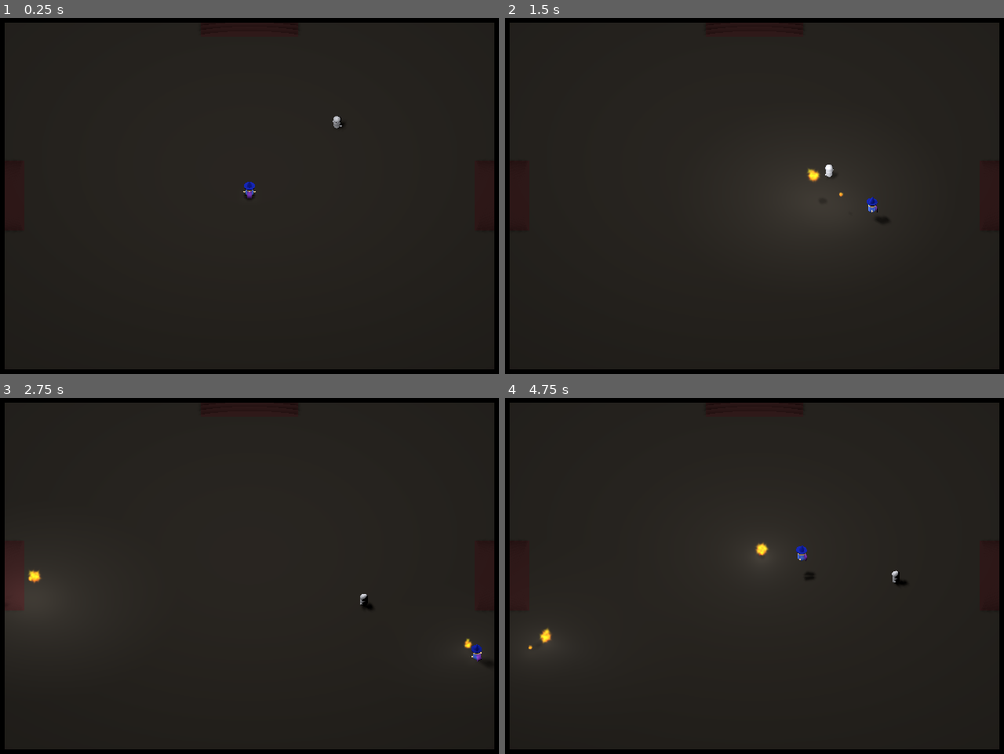
Above: before the commit, frames 1-4 (two rows, left to right).
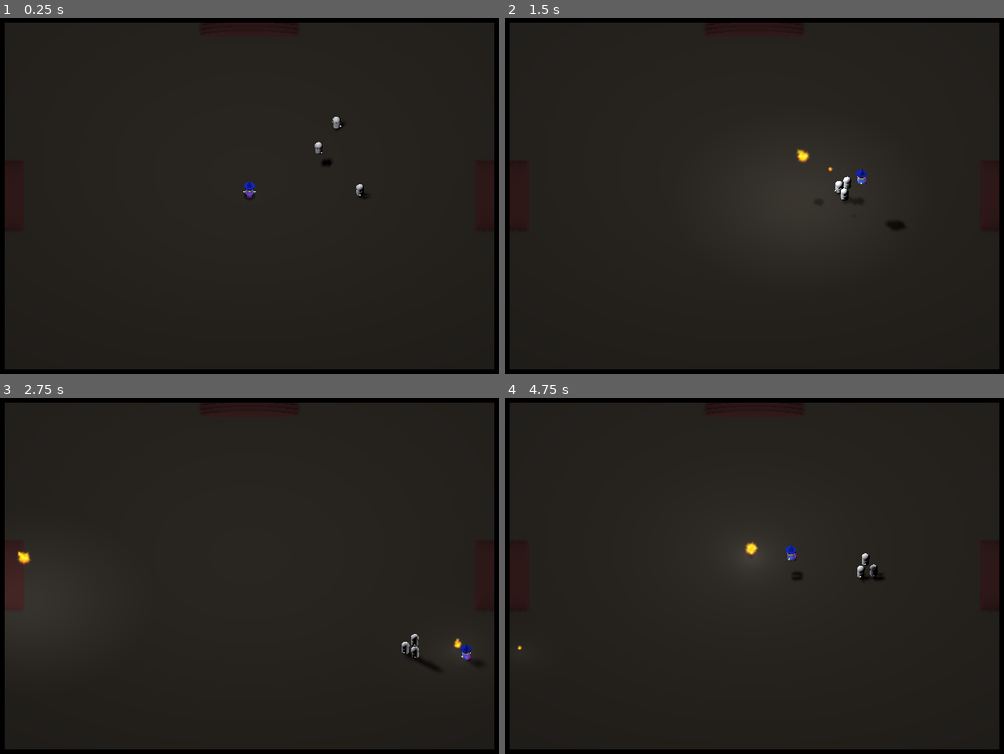
Above: after the commit, the same moments.

Repository: jaredbwasserman/game-jams
Game: Godot game, scene res://scenes/Main.tscn
Two runs of this game, one before a commit and one after it. Both use one fixed random seed, a clock stepped at 60 frames per second and the inputs below.
Inputs (mouse positions are in pixels of both pictures, inside the frame that each line leads up to):
- Up to frame 1 (0.25 s): no input
- Up to frame 2 (1.5 s): move the mouse to (894, 178) at 0.52 s; press the mouse at (894, 178) at 0.53 s; hold Right (move_right) 0.53-1.28 s; tap Space (jump) at 0.77 s; move the mouse to (629, 213) at 1.27 s; release the mouse at (629, 213) at 1.28 s; hold Down (move_back) from 1.28 s (still down); click (629, 213) at 1.35 s
- Up to frame 3 (2.75 s): tap Space (jump) at 1.52 s; move the mouse to (314, 494) at 2.02 s; release Down (move_back) at 2.03 s; press the mouse at (314, 494) at 2.03 s; hold Right (move_right) from 2.03 s (still down)
- Up to frame 4 (4.75 s): move the mouse to (724, 650) at 2.77 s; release Right (move_right) at 2.78 s; release the mouse at (724, 650) at 2.78 s; hold Up (move_forward) 2.78-3.53 s; click (724, 650) at 2.85 s; tap Space (jump) at 3.02, 3.77, 4.52 s; move the mouse to (944, 629) at 3.52 s; press the mouse at (944, 629) at 3.53 s; hold Left (move_left) from 3.53 s (still down); move the mouse to (564, 522) at 4.27 s; release the mouse at (564, 522) at 4.28 s; click (564, 522) at 4.35 s

The runs differ from the first frame. In frame 1, 0.1% of the frame differs, in the area x 63-74%, y 27-51%; in frame 2, 0.6%; in frame 3, 0.6%; in frame 4, 0.7%, in the area x 2-81%, y 40-71%.

Commit message:
Mob accel

Diff:
--- a/bgj-2022-03/scenes/Main.tscn
+++ b/bgj-2022-03/scenes/Main.tscn
@@ -28,8 +28,14 @@
 omni_attenuation = 0.025
 omni_shadow_mode = 0
 
-[node name="Mob" parent="RoomsRoot/RoomsManager/RoomsList/Room1" instance=ExtResource( 6 )]
+[node name="Mob1" parent="RoomsRoot/RoomsManager/RoomsList/Room1" instance=ExtResource( 6 )]
 transform = Transform( 1, 0, 0, 0, 1, 0, 0, 0, 1, 18.2621, 1.5, -20.0776 )
+
+[node name="Mob2" parent="RoomsRoot/RoomsManager/RoomsList/Room1" instance=ExtResource( 6 )]
+transform = Transform( 1, 0, 0, 0, 1, 0, 0, 0, 1, 14.862, 5, -9.094 )
+
+[node name="Mob3" parent="RoomsRoot/RoomsManager/RoomsList/Room1" instance=ExtResource( 6 )]
+transform = Transform( 1, 0, 0, 0, 1, 0, 0, 0, 1, 23.341, 1.5, 0 )
 
 [node name="Room5" parent="RoomsRoot/RoomsManager/RoomsList" instance=ExtResource( 4 )]
 transform = Transform( 1, 0, 0, 0, 1, 0, 0, 0, 1, 100, 0, -100 )
--- a/bgj-2022-03/scenes/Mob.tscn
+++ b/bgj-2022-03/scenes/Mob.tscn
@@ -28,6 +28,7 @@
 
 [node name="Mob" type="KinematicBody"]
 collision_layer = 2
+collision_mask = 2
 axis_lock_motion_y = true
 move_lock_y = true
 script = ExtResource( 1 )
--- a/bgj-2022-03/scripts/Mob.gd
+++ b/bgj-2022-03/scripts/Mob.gd
@@ -1,13 +1,23 @@
 extends KinematicBody
 
-# Speed
-export var speed = 15
+# Speed limits
+export var min_speed = 1
+export var max_speed = 35
+
+# Radius to start accelerating
+export var accel_radius = 60
 
 # Navigation of Room
 onready var nav: Navigation = $"../Navigation"
 
 # Player
 onready var player: KinematicBody = $"/root/Main/Player"
+
+# RNG
+var rng = RandomNumberGenerator.new()
+
+# Speed
+var speed = min_speed
 
 # Path
 var path = []
@@ -16,17 +26,30 @@
 var current_node = 0
 
 
+func _ready():
+	rng.randomize()
+
+
 func _physics_process(delta):
 	if current_node < path.size():
-		var direction: Vector3 = path[current_node] - global_transform.origin
-		direction.y = 0
-		if direction.length() < 1:
+		var path_dir: Vector3 = path[current_node] - global_transform.origin
+		path_dir.y = 0
+		if path_dir.length() < 1:
 			current_node += 1
 		else:
+			# Rotation
 			var pivot = $Pivot
 			pivot.look_at(path[current_node], Vector3.UP)
 			pivot.rotation = Vector3(0, pivot.rotation.y, 0)
-			move_and_slide(direction.normalized() * speed)
+
+			# Movement
+			var player_dir = player.global_transform.origin - global_transform.origin
+			speed = lerp(
+				min_speed,
+				max_speed,
+				clamp(1 - player_dir.length()/accel_radius, 0, 1)
+			)
+			move_and_slide(path_dir.normalized() * speed)
 
 
 func update_path(target_position):
